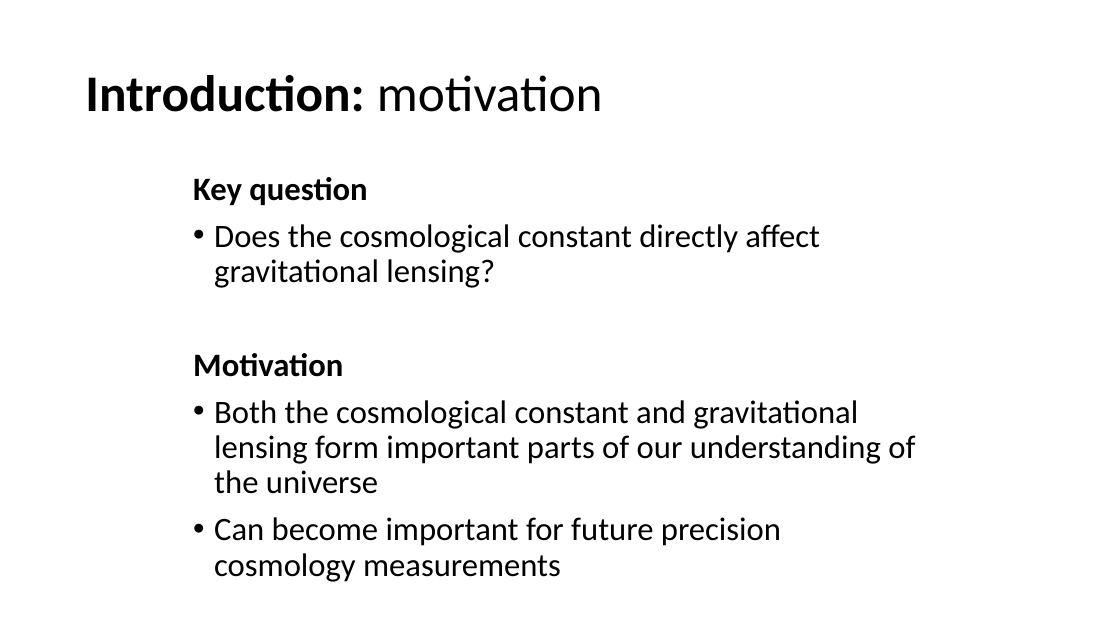
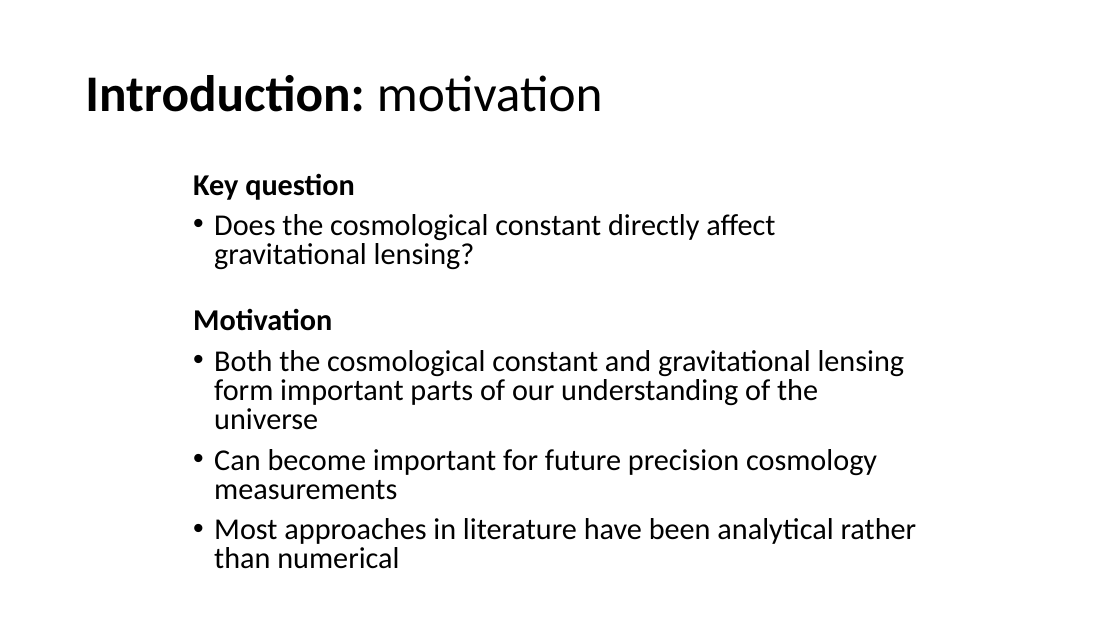
Before and after one commit to lingxz/lightbending, a slide deck: slide 2 of presentation2.pptx. Drawn at 1120x630 pixels with LibreOffice and Linux fonts; fonts in the diff are those of the drawing. Boxes give left, top, right and bottom in pixels: in the first picture for what was removed or moved away, otherwise in the second. Text is boxed around its words. In the diff, an @@ line names an element or a change of style, - is before the commit and + after.

```diff
--- a/presentation2.pptx
+++ b/presentation2.pptx
@@ text at <box>193,173,905,500</box>: size 28 to 25.9 pt in "Key question", "Does the cosmological constant directly affect gravitational ...", "Motivation", "Both the cosmological constant and gravitational lensing ..." and 1 more places; line spacing 0.9 to 0.8 @@
@@ text at <box>214,518,917,569</box>: paragraph added @@
+• Most approaches in literature have been analytical rather than numerical
```
Also in this commit, not shown: 11 other slides changed, 17 slides added, 6 other files.
